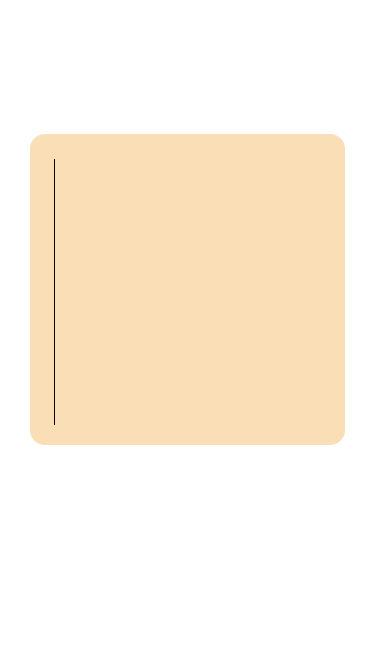
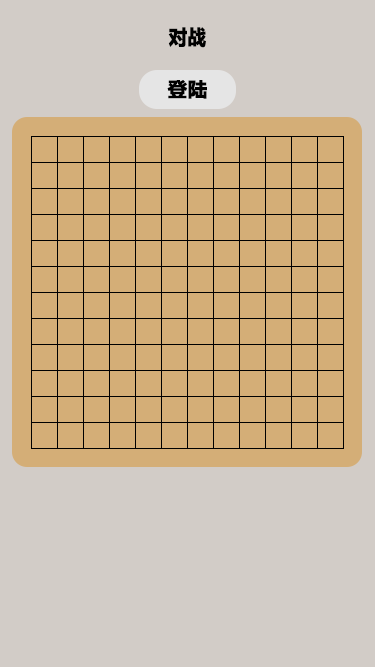
Two versions of the same layered image (375x667). Layer-by-layer changes:
added layer "登陆" above "圆角矩形 3" over 167, 80, 207, 99
added layer "圆角矩形 3" above "椭圆 1 拷贝 5" over 139, 70, 236, 109
added layer "对战" above "组 1 拷贝" over 168, 27, 206, 48
added layer "形状 1 拷贝 12" above "0cadfbcc8aee0baa5bece56ab31ba458" over 31, 136, 344, 449
removed layer "形状 1" over 54, 159, 55, 425
painted on "矩形 1" over 12, 117, 362, 467
painted on "背景" over 0, 0, 375, 667
